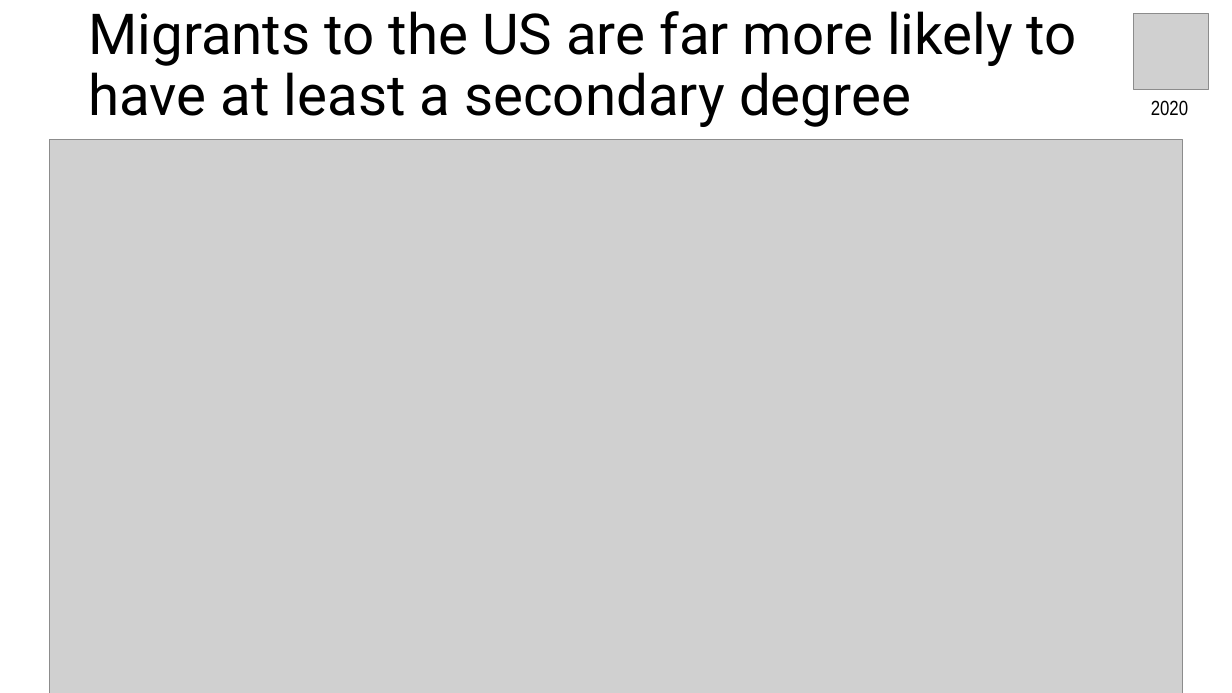
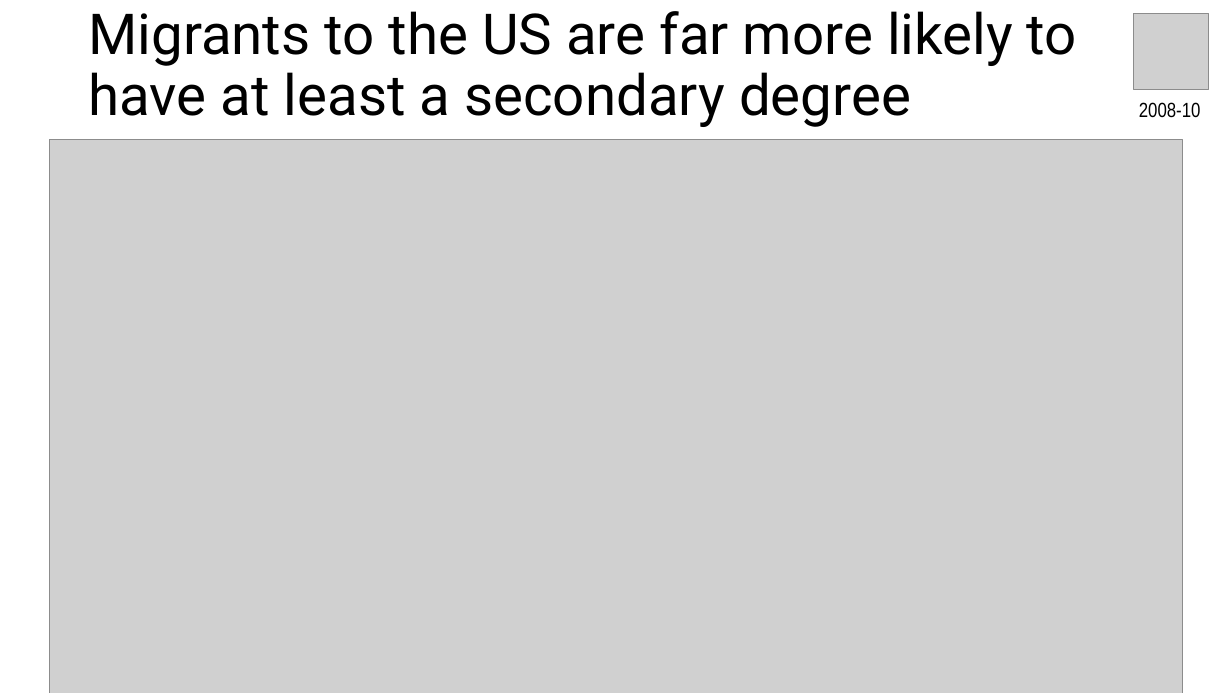
Before and after one commit to chrissoria/international_migration_ses, a slide deck: slide 12 of presentation/PAA_2025.pptx. Drawn at 1232x693 pixels with LibreOffice and Linux fonts; fonts in the diff are those of the drawing; grey boxes stand for pictures. Boxes give left, top, right and bottom in pixels: in the first picture for what was removed or moved away, otherwise in the second. Text is boxed around its words. In the diff, an @@ line names an element or a change of style, - is before the commit and + after.

```diff
--- a/presentation/PAA_2025.pptx
+++ b/presentation/PAA_2025.pptx
@@ text at (1139,102,1201,118): text changed @@
-2020
+2008-10
```
Also in this commit, not shown: 10 other slides changed, 28 other files.
